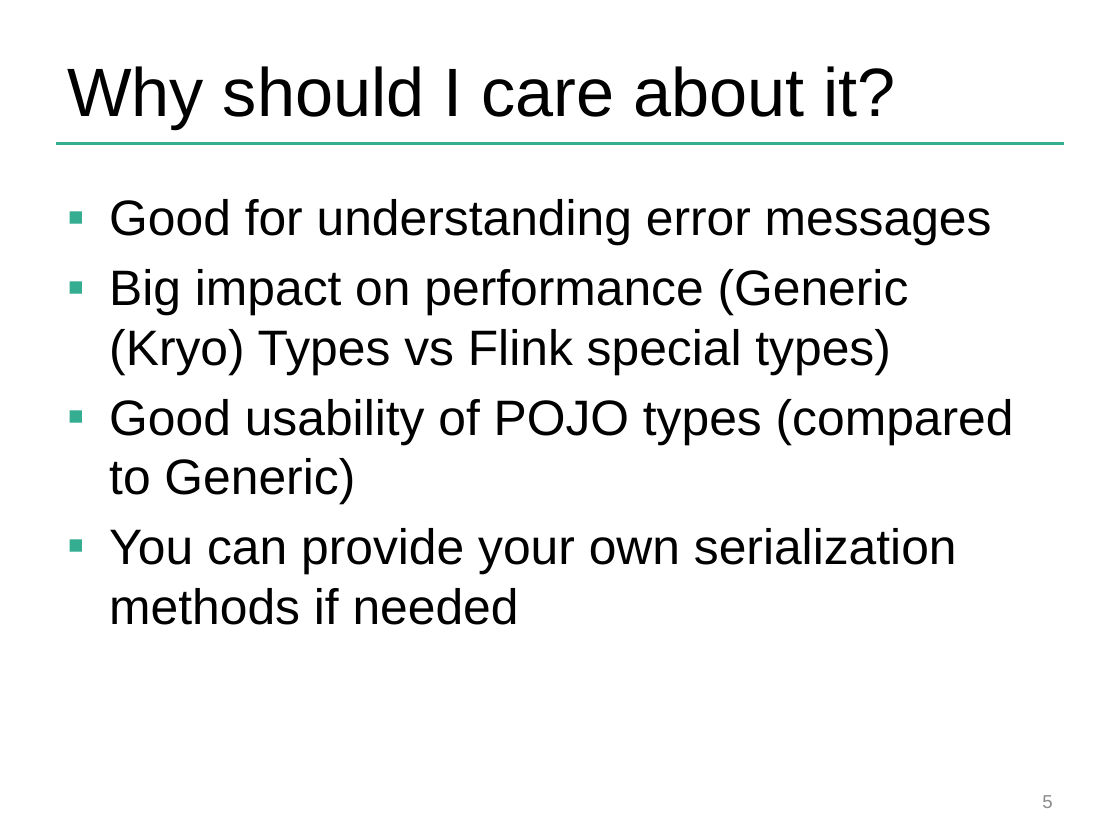
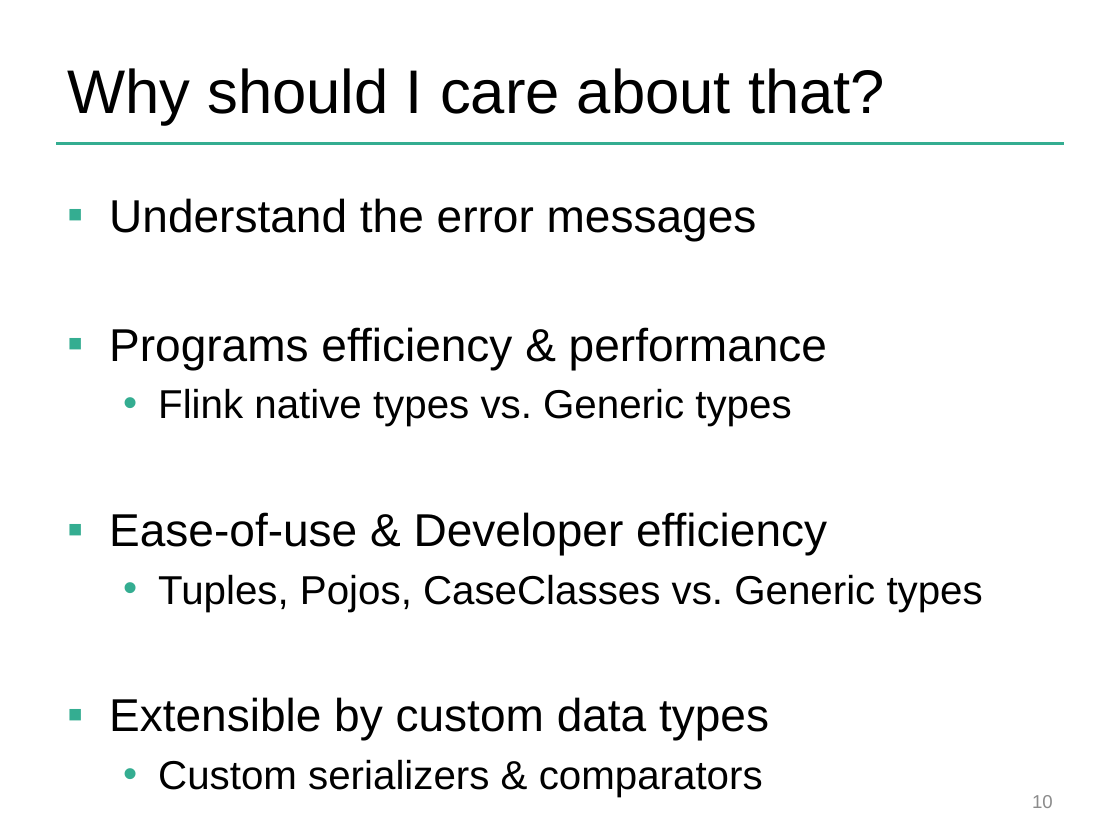
Before and after one commit to dataArtisans/flink-training-web, a slide deck: slide 10 of slides/flink_batch_advanced.pptx (slide 5 before the commit). Drawn at 1120x840 pixels with LibreOffice and Linux fonts; fonts in the diff are those of the drawing; background and template pictures are left out. Boxes give left, top, right and bottom in pixels: in the first picture for what was removed or moved away, otherwise in the second. Text is boxed around its words. In the diff, an @@ line names an element or a change of style, - is before the commit and + after.

```diff
--- a/slides/flink_batch_advanced.pptx
+++ b/slides/flink_batch_advanced.pptx
@@ title at [67,68,885,125]: text changed; size 44 to 39.6 pt @@
-Why should I care about it?
+Why should I care about that?
@@ text at [109,198,983,740]: text changed; size 32 to 29.6 pt @@
-▪ Good for understanding error messages
-▪ Big impact on performance (Generic (Kryo) Types vs Flink special types)
-▪ Good usability of POJO types (compared to Generic)
-▪ You can provide your own serialization methods if needed
+▪ Understand the error messages
+▪ Programs efficiency & performance
+  • Flink native types vs. Generic types
+▪ Ease-of-use & Developer efficiency
+  • Tuples, Pojos, CaseClasses vs. Generic types
+▪ Extensible by custom data types
+  • Custom serializers & comparators
@@ page number at [1032,795,1053,808]: text changed @@
-5
+10
```
Also in this commit, not shown: 34 other slides changed, 12 slides added, 16 slides removed.
